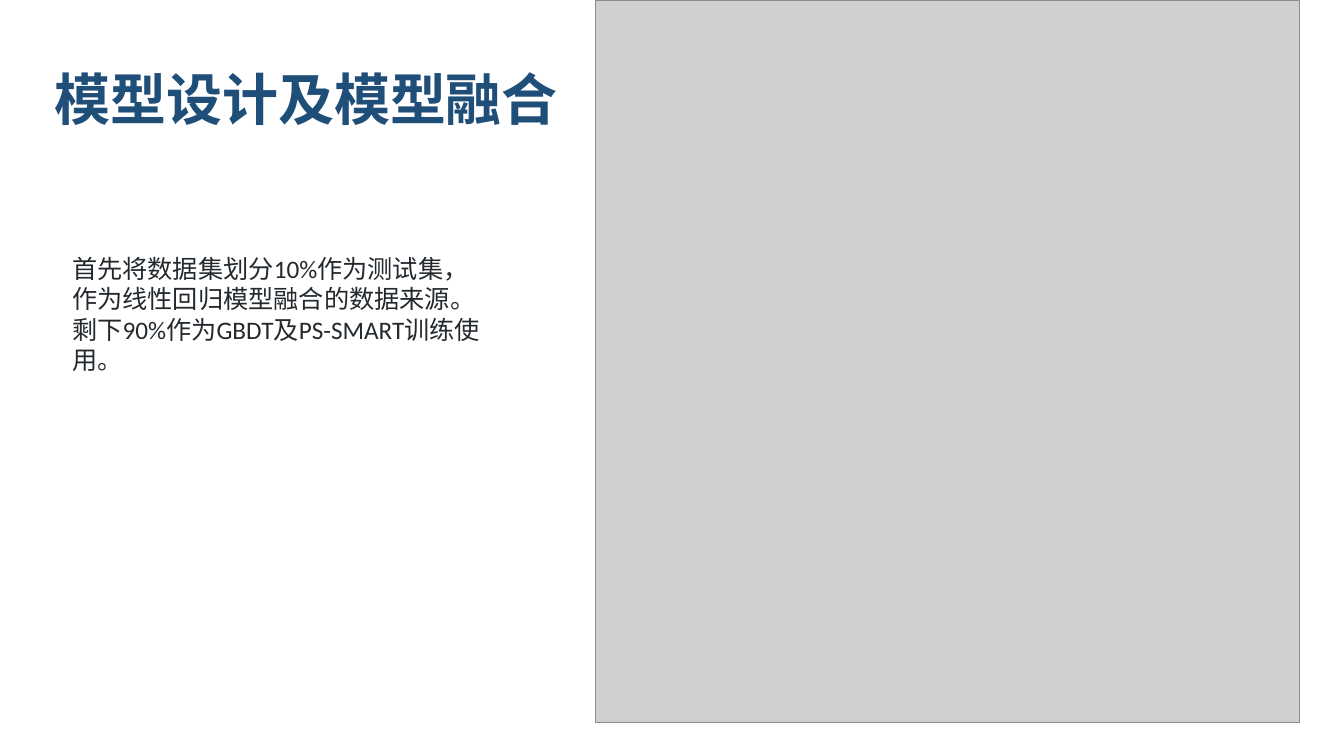
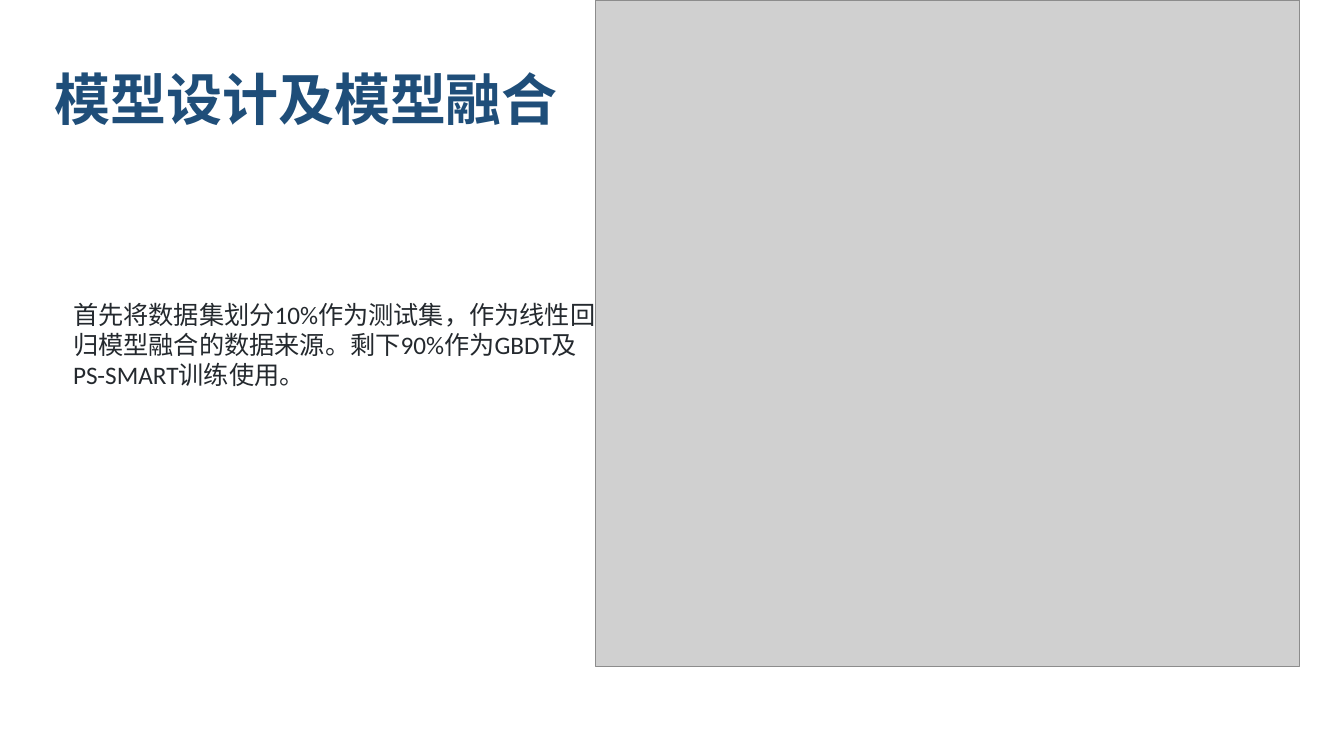
Before and after one commit to lvniqi/tianchi_power, a slide deck: slide 18 of presentation.pptx. Drawn at 1344x756 pixels with LibreOffice and Linux fonts; fonts in the diff are those of the drawing; grey boxes stand for pictures; background and template pictures are left out. Boxes give left, top, right and bottom in pixels: in the first picture for what was removed or moved away, otherwise in the second. Text is boxed around its words. In the diff, an @@ line names an element or a change of style, - is before the commit and + after.

```diff
--- a/presentation.pptx
+++ b/presentation.pptx
@@ picture: place and size @@
-picture at <box>596,0,1300,723</box>
+picture at <box>596,0,1300,666</box>
@@ text "首先将数据集划分10%作为测试集，作为线性回归模型融合的数据来源。剩下90%作为GBDT及PS-SMART训练使用。" rewrapped from <box>72,256,480,371</box> to <box>73,302,595,386</box> @@
```
Also in this commit, not shown: 9 other slides changed.
